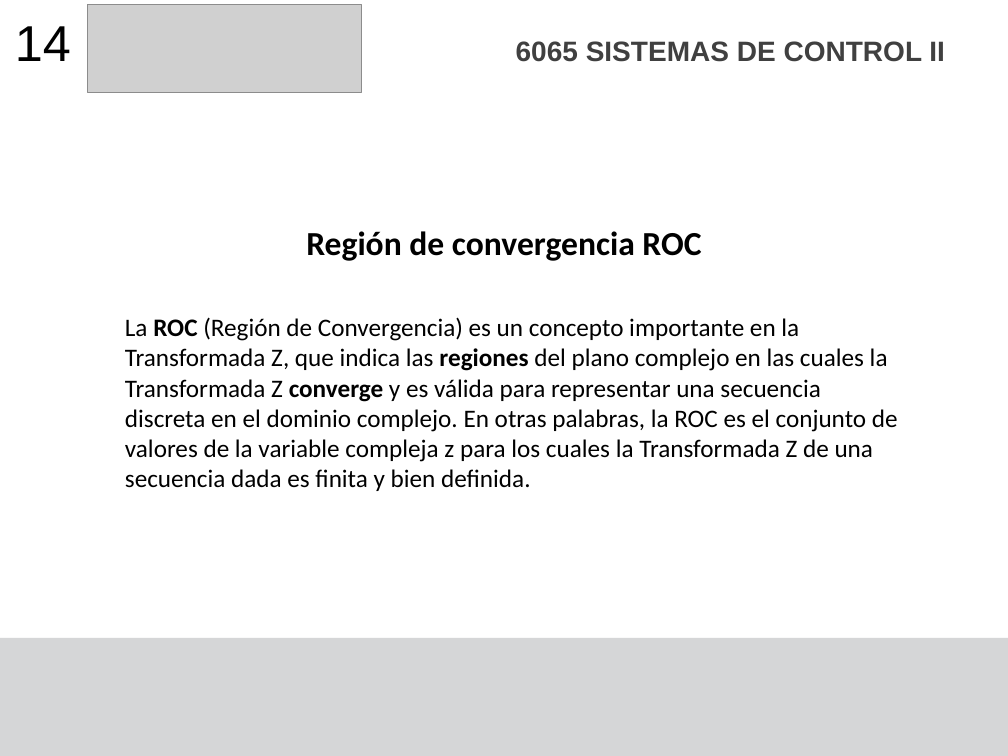
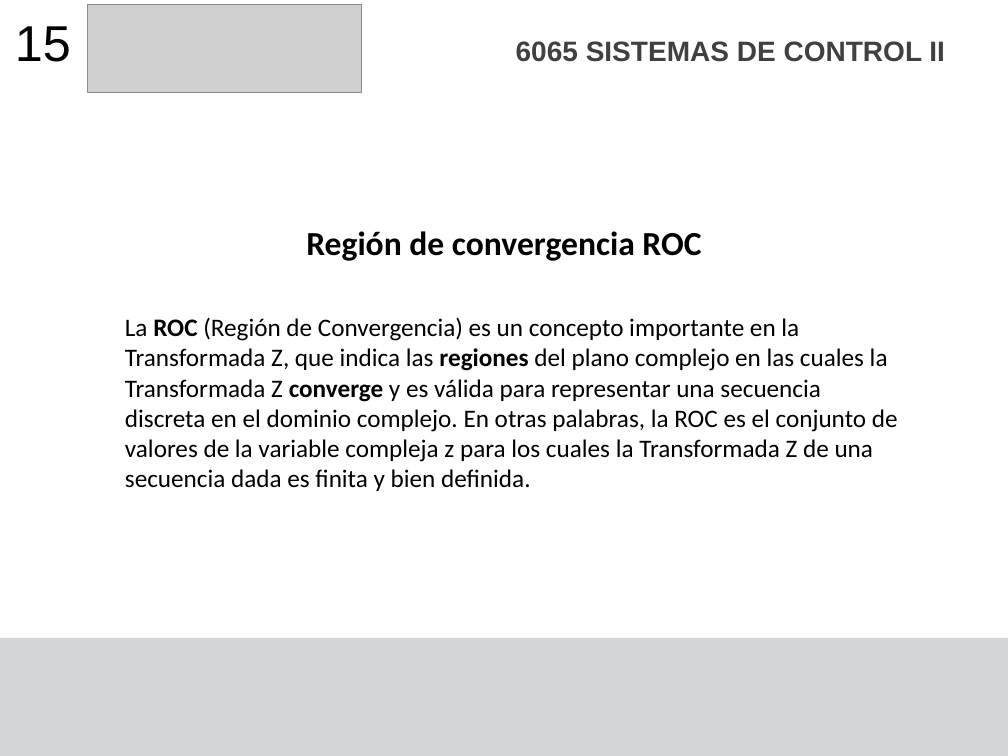
Before and after one commit to F4bian1012/Sistemas-de-Control-II---Ingenier-a-Mecatr-nica, a slide deck: slide 15 of Sesión_4/Sistemas de segundo orden Discretos.pptx. Drawn at 1008x756 pixels with LibreOffice and Linux fonts; fonts in the diff are those of the drawing; grey boxes stand for pictures. Boxes give left, top, right and bottom in pixels: in the first picture for what was removed or moved away, otherwise in the second. Text is boxed around its words. In the diff, an @@ line names an element or a change of style, - is before the commit and + after.

```diff
--- a/Sesión_4/Sistemas de segundo orden Discretos.pptx
+++ b/Sesión_4/Sistemas de segundo orden Discretos.pptx
@@ text at (15,26,71,62): text changed @@
-14
+15
```
Also in this commit, not shown: 4 other slides changed, 9 other files.
